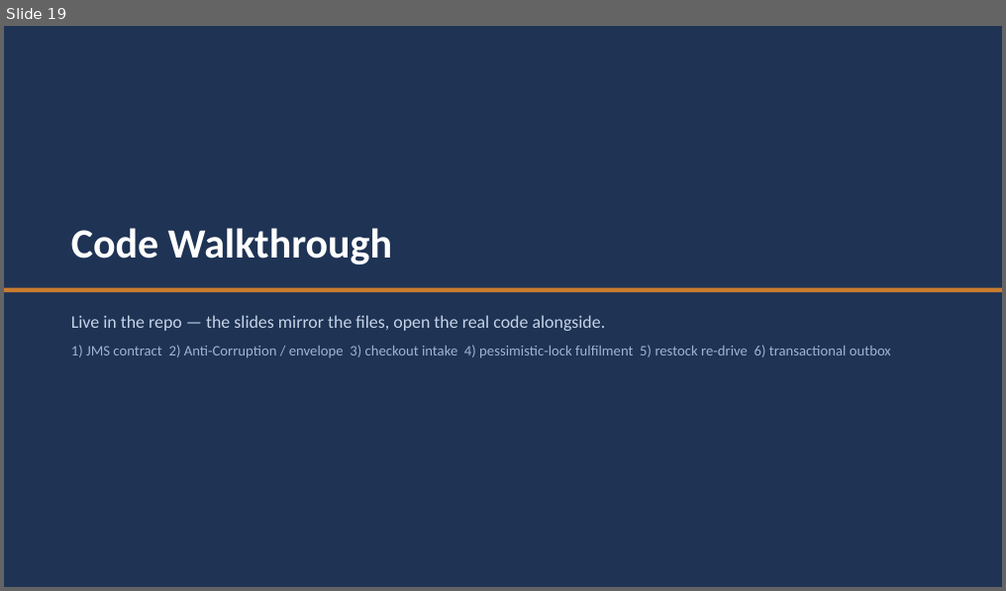
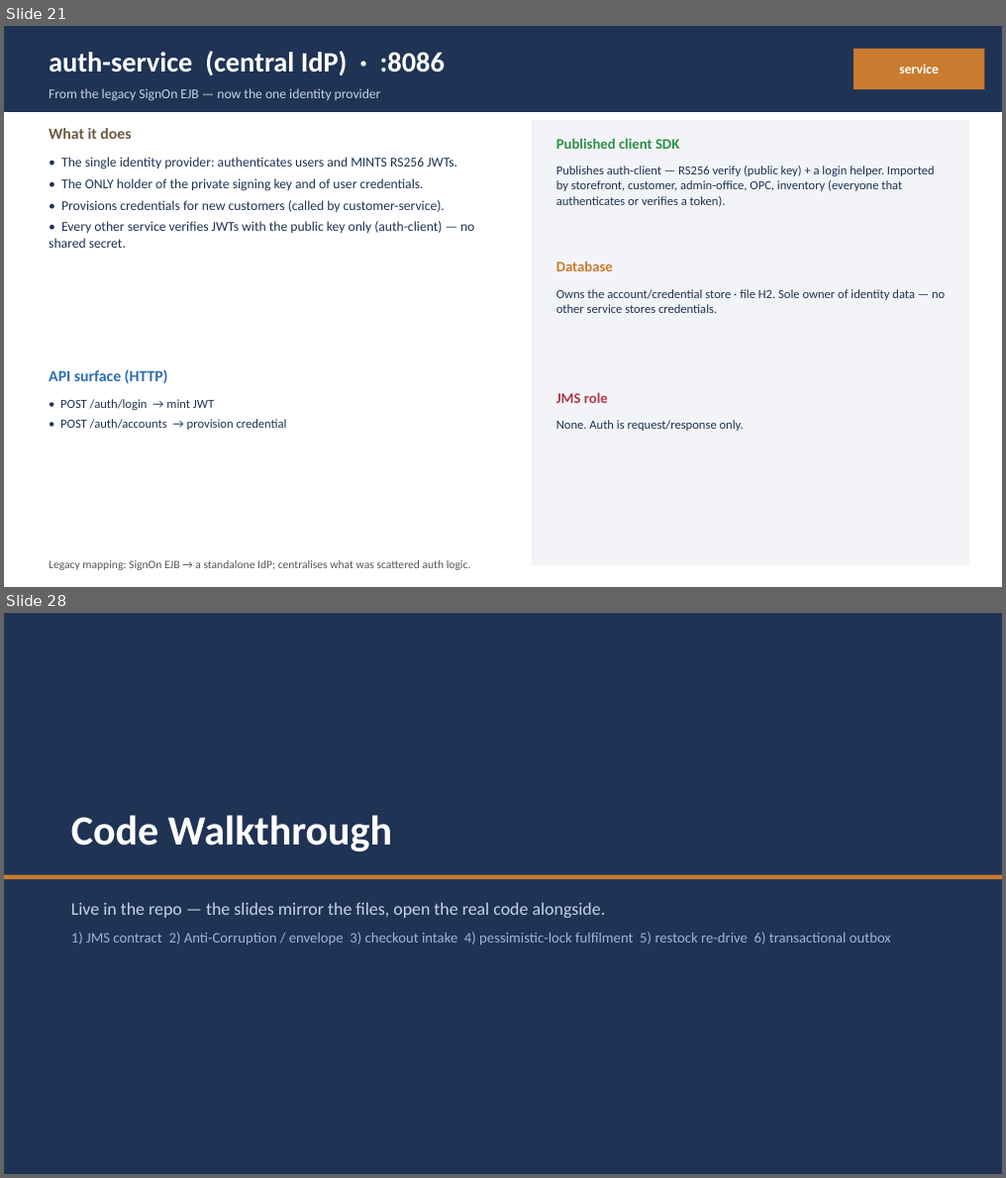
Before and after one commit to Vishak-94/pet-store, a slide deck: docs/PetStore_Demo_45min.pptx. Shown one above the other, each under a label of ours: slide 19 before the commit, slides 21 and 28 after it; the slides between them are not shown. The pictures are 1006x591 and 1006x1178 pixels, drawn with LibreOffice and Linux fonts; fonts in the diff are those of the drawing. Boxes give left, top, right and bottom in pixels: in the first picture for what was removed or moved away, otherwise in the second. Text is boxed around its words. In the diff, an @@ line names an element or a change of style, - is before the commit and + after.

```diff
--- a/docs/PetStore_Demo_45min.pptx
+++ b/docs/PetStore_Demo_45min.pptx
@@ slide 21 added at <box>4,26,1002,587</box>, background #FFFFFF @@
@@ rectangle added at <box>4,26,1002,112</box>, fill #1F3355 @@
@@ text added at <box>49,51,445,76</box>, 27 pt, text #FFFFFF, bold @@
+auth-service (central IdP) · :8086
@@ rectangle added at <box>853,49,985,89</box>, fill #C97C2F @@
@@ text added at <box>899,64,939,74</box>, 13 pt, text #FFFFFF, bold @@
+service
@@ text added at <box>49,88,381,101</box>, 13 pt, text #C5D3E6 @@
+From the legacy SignOn EJB — now the one identity provider
@@ text added at <box>49,128,131,139</box>, 15 pt, text #6B5B3E, bold @@
+What it does
@@ rectangle added at <box>532,120,969,566</box>, fill #F2F4F7 @@
@@ text added at <box>556,138,679,149</box>, 14 pt, text #2F8F46, bold @@
+Published client SDK
@@ text added at <box>49,157,474,248</box>, 13 pt, text #1F3355 @@
+• The single identity provider: authenticates users and MINTS RS256 JWTs.
+• The ONLY holder of the private signing key and of user credentials.
+• Provisions credentials for new customers (called by customer-service).
+• Every other service verifies JWTs with the public key only (auth-client) — no shared secret.
@@ text added at <box>556,166,935,207</box>, 12 pt, text #1F3355 @@
+Publishes auth-client — RS256 verify (public key) + a login helper. Imported by storefront, customer, admin-office, OPC, inventory (everyone that authenticates or verifies a token).
@@ text added at <box>556,261,613,272</box>, 14 pt, text #C97C2F, bold @@
+Database
@@ text added at <box>556,289,944,313</box>, 12 pt, text #1F3355 @@
+Owns the account/credential store · file H2. Sole owner of identity data — no other service stores credentials.
@@ text added at <box>49,370,168,383</box>, 15 pt, text #2E6DB4, bold @@
+API surface (HTTP)
@@ text added at <box>60,399,287,430</box>, 12 pt, text #1F3355 @@
+• POST /auth/login → mint JWT
+• POST /auth/accounts → provision credential
@@ text added at <box>556,392,608,403</box>, 14 pt, text #B23A48, bold @@
+JMS role
@@ text added at <box>556,420,744,431</box>, 12 pt, text #1F3355 @@
+None. Auth is request/response only.
@@ text added at <box>49,561,471,570</box>, 11 pt, text #555555 @@
+Legacy mapping: SignOn EJB → a standalone IdP; centralises what was scattered auth logic.
@@ what was slide 19 is now slide 28 @@
```
Also in this commit, not shown: 1 slide changed, 8 other slides added, 1 other file.
